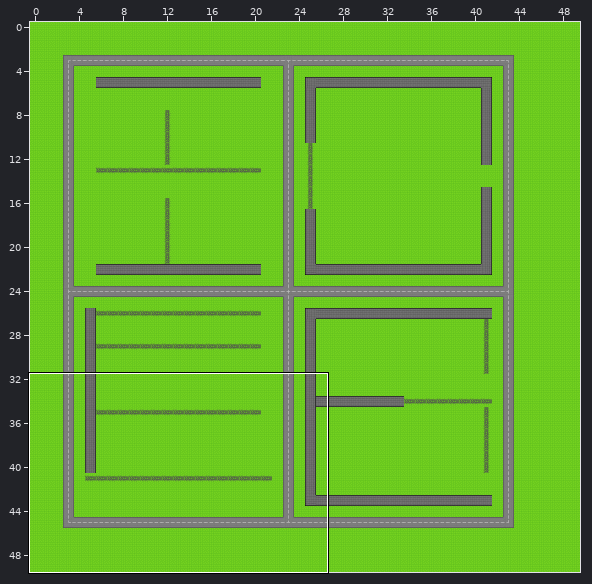
An edit to a level. Tiled map, maps/level2.tmx. Above: a wide view before the commit, with the close-up outlined.
Close-up. Before:
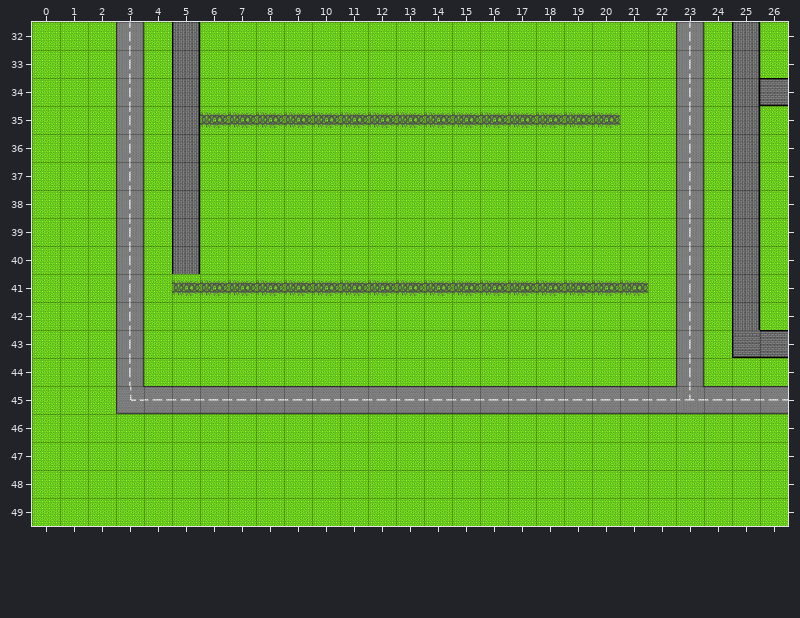
Cells are 64x64 px. Shown: x 0..26, y 32..49. The commit also changed other parts of the map, which this record leaves out.
New version:
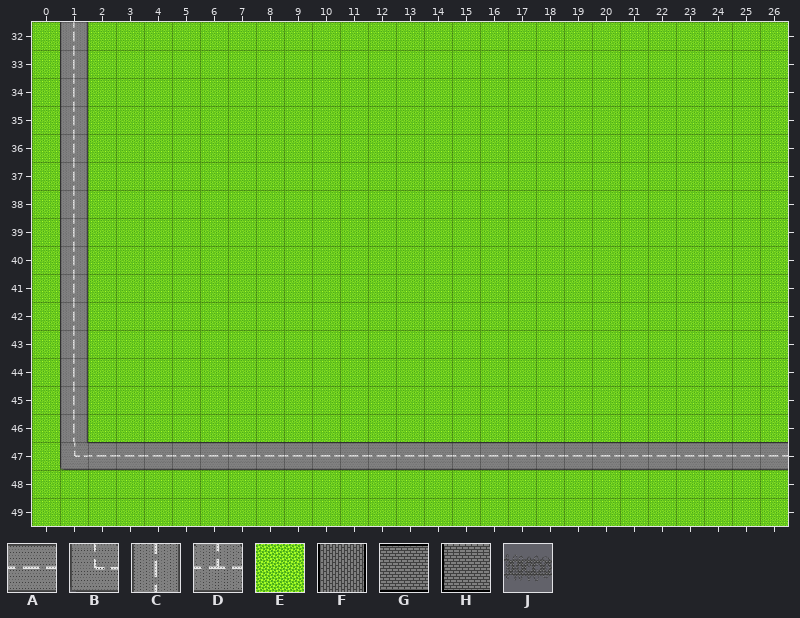
Key: from "background": A 1, B 5, C 6, D 8, E 16; from "obstacles": F 0, G 1, H 4, J 7.
_ is an empty cell.
Tiles of an added or newly shown layer are drawn over the layers below it.
From old to new:
Layer "Background" (removed):
Tile A is gone in row 45 at x 4 to 22 and 24 to 26.
Tile B is gone in row 45 at x 3.
Tile C is gone in rows 32 to 44 at x 3 and 23.
Tile D is gone in row 45 at x 23.
Tile E is gone in rows 32 to 34 at x 1; in row 35 at x 1 and 6 to 20; in rows 36 to 40 at x 1; in row 41 at x 1 and 5 to 21; in rows 42 to 46 at x 1; in row 47 at x 1 to 26.
Layer "Obstacles" (removed):
Tile F is gone in rows 32 to 40 at x 5 and 25; in rows 41 to 42 at x 25.
Tile G is gone in row 34 at x 26; in row 43 at x 26.
Tile H is gone in row 43 at x 25.
Tile J is gone in row 35 at x 6 to 20; in row 41 at x 5 to 21.
Layer "ground" (added):
There is now tile E in rows 32 to 33 at x 3, 5, 23 and 25; in row 34 at x 3, 5, 23 and 25 to 26; in row 35 at x 3, 5 to 20, 23 and 25; in rows 36 to 40 at x 3, 5, 23 and 25; in row 41 at x 3, 5 to 21, 23 and 25; in row 42 at x 3, 23 and 25.
There is now tile E in row 43 at x 3, 23 and 25 to 26; in row 44 at x 3 and 23; in row 45 at x 3 to 26; in row 47 at x 1.
Layer "world" (added):
There is now tile A in row 47 at x 2 to 26.
There is now tile B in row 47 at x 1.
There is now tile C in rows 32 to 46 at x 1.
